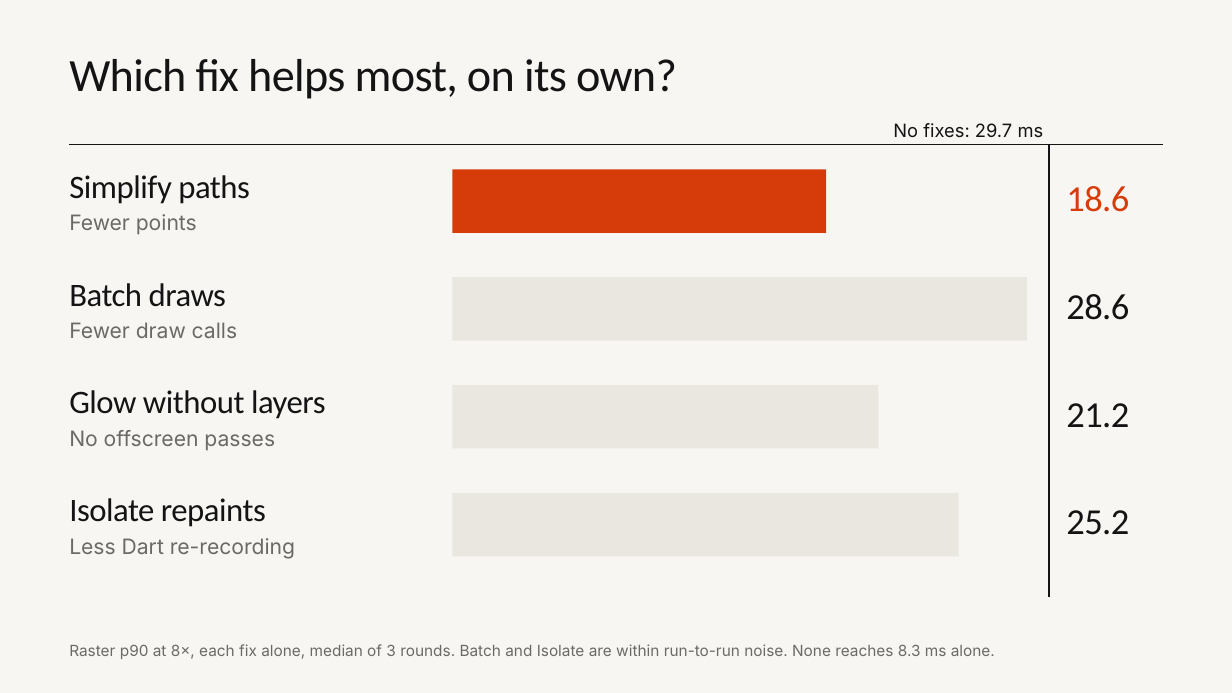
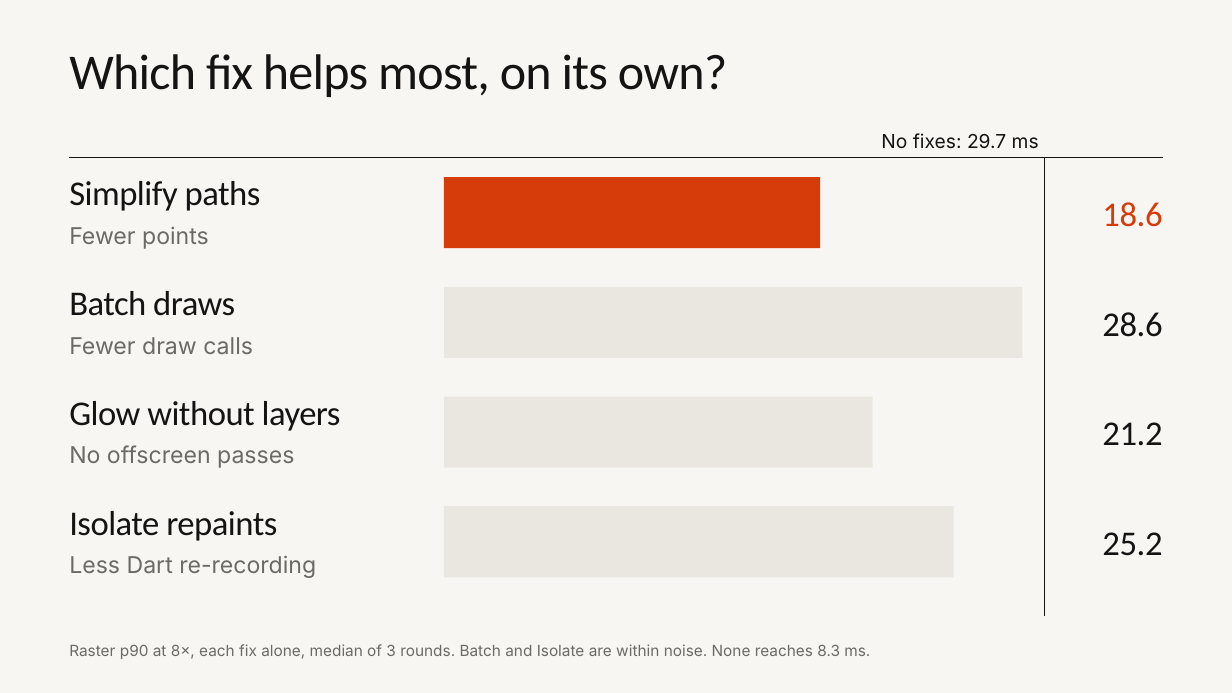
Before and after one commit to cm-collins/fluttercon-demo-app, a slide deck: slide 16 of docs/talk/slides/beyond-skia.pptx (slide 21 before the commit). Drawn at 1232x693 pixels with LibreOffice and Linux fonts; fonts in the diff are those of the drawing; background and template pictures are left out. Boxes give left, top, right and bottom in pixels: in the first picture for what was removed or moved away, otherwise in the second. Text is boxed around its words. In the diff, an @@ line names an element or a change of style, - is before the commit and + after.

```diff
--- a/docs/talk/slides/beyond-skia.pptx
+++ b/docs/talk/slides/beyond-skia.pptx
@@ title "Which fix helps most, on ..." at (69,54,727,97): size 36 to 39 pt, letter spacing -0.5 to -0.6 pt @@
@@ text "No fixes: 29.7 ms": place and size @@
-text "No fixes: 29.7 ms" at (893,123,1044,138)
+text "No fixes: 29.7 ms" at (881,133,1039,149)
@@ text "No fixes: 29.7 ms" at (881,133,1039,149): size 14.2 to 15 pt @@
@@ line moved from (69, 144) - (1163, 144) to (69, 158) - (1163, 158) @@
@@ rectangle: place and size @@
-rectangle at (453,169,826,233)
+rectangle at (445,177,821,249)
@@ line moved from (1049, 144) - (1049, 597) to (1045, 158) - (1045, 616) @@
@@ text "18.6": place and size @@
-text "18.6" at (1066,186,1129,212)
+text "18.6" at (1102,202,1162,227)
@@ text "Fewer points": place and size @@
-text "Fewer points" at (69,214,197,235)
+text "Fewer points" at (69,227,209,249)
@@ rectangle: place and size @@
-rectangle at (453,277,1028,341)
+rectangle at (445,287,1023,358)
@@ text "28.6": place and size @@
-text "28.6" at (1066,294,1129,320)
+text "28.6" at (1102,312,1162,337)
@@ text "Fewer draw calls": place and size @@
-text "Fewer draw calls" at (69,322,237,338)
+text "Fewer draw calls" at (69,337,253,354)
@@ rectangle: place and size @@
-rectangle at (453,385,879,449)
+rectangle at (445,396,873,468)
@@ text "21.2": place and size @@
-text "21.2" at (1066,403,1129,428)
+text "21.2" at (1102,422,1162,446)
@@ text "No offscreen passes": place and size @@
-text "No offscreen passes" at (69,430,275,451)
+text "No offscreen passes" at (69,445,294,468)
@@ size 25.5 to 27 pt in 4 elements at (69,181,261,211), (69,291,235,316), (69,401,341,431), (69,511,277,541) @@
@@ 3 texts: place and size @@
-3 texts at (69,283,326,527)
+3 texts at (69,291,341,541)
@@ rectangle: place and size @@
-rectangle at (453,493,959,556)
+rectangle at (445,506,955,578)
@@ size 28.5 to 27 pt, letter spacing -0.5 to -0.3 pt; alignment left to right; line spacing 0.98 to 1; vertical alignment top to middle in 4 elements at (1102,202,1162,227), (1102,312,1162,337), (1102,422,1162,446), (1102,532,1162,556) @@
@@ text "25.2": place and size @@
-text "25.2" at (1066,510,1129,535)
+text "25.2" at (1102,532,1162,556)
@@ size 16.5 to 18 pt in 4 elements at (69,227,209,249), (69,337,253,354), (69,445,294,468), (69,556,316,578) @@
@@ text "Less Dart re-recording": place and size @@
-text "Less Dart re-recording" at (69,538,295,559)
+text "Less Dart re-recording" at (69,556,316,578)
@@ text at (69,644,870,659): text changed @@
-Raster p90 at 8×, each fix alone, median of 3 rounds. Batch and Isolate are within run-to-run noise. None reaches 8.3 ms alone.
+Raster p90 at 8×, each fix alone, median of 3 rounds. Batch and Isolate are within noise. None reaches 8.3 ms.
```
Also in this commit, not shown: 23 other slides changed, 4 slides added, 10 slides removed, 11 other files.
